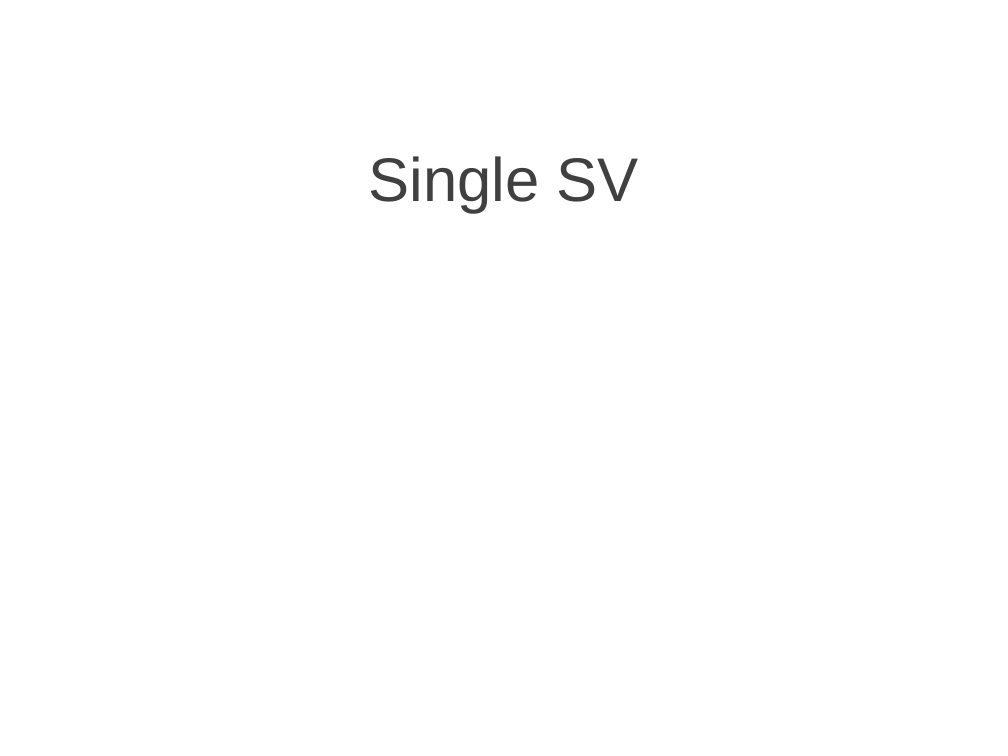
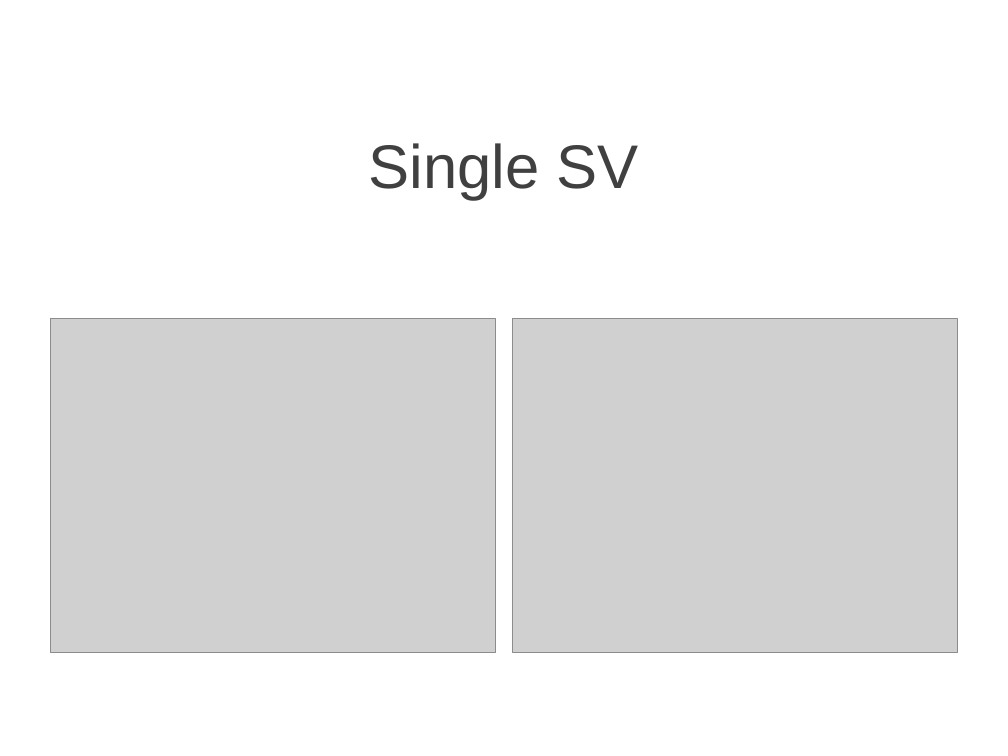
Before and after one commit to cullenself/ExtendedGNSS, a slide deck: slide 11 of Report/Extended GNSS.pptx. Drawn at 1008x756 pixels with LibreOffice and Linux fonts; fonts in the diff are those of the drawing; grey boxes stand for pictures; background and template pictures are left out. Boxes give left, top, right and bottom in pixels: in the first picture for what was removed or moved away, otherwise in the second. Text is boxed around its words. In the diff, an @@ line names an element or a change of style, - is before the commit and + after.

```diff
--- a/Report/Extended GNSS.pptx
+++ b/Report/Extended GNSS.pptx
@@ title "Single SV" moved from (x1=369, y1=156, x2=639, y2=213) to (x1=369, y1=143, x2=639, y2=200) @@
@@ picture added at (x1=50, y1=319, x2=496, y2=652) @@
@@ picture added at (x1=512, y1=319, x2=958, y2=652) @@
```
Also in this commit, not shown: 1 other slide changed, 7 slides added, 1 slide removed, 2 other files.
